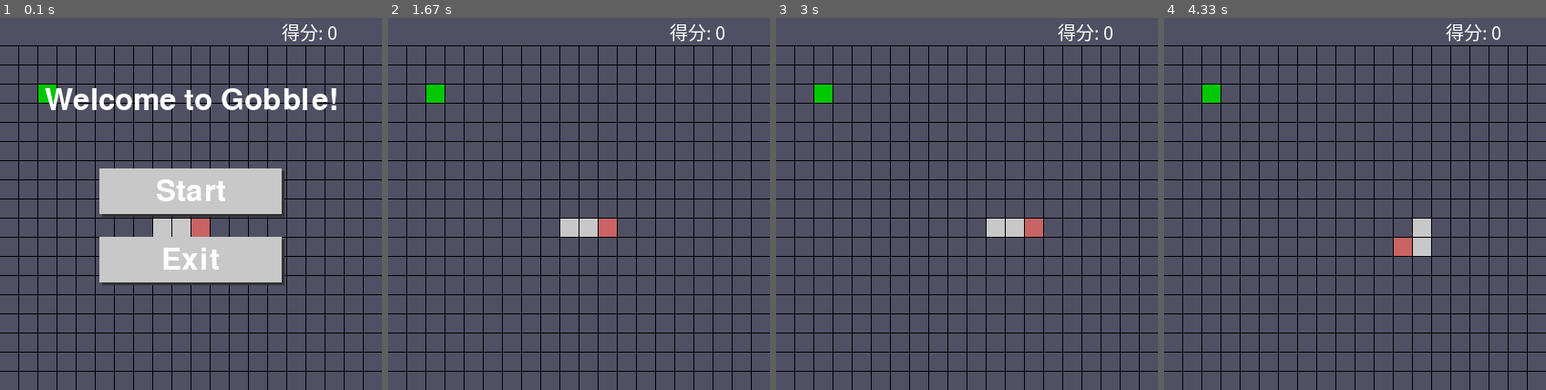
Above: before the commit, frames 1-4 (left to right).
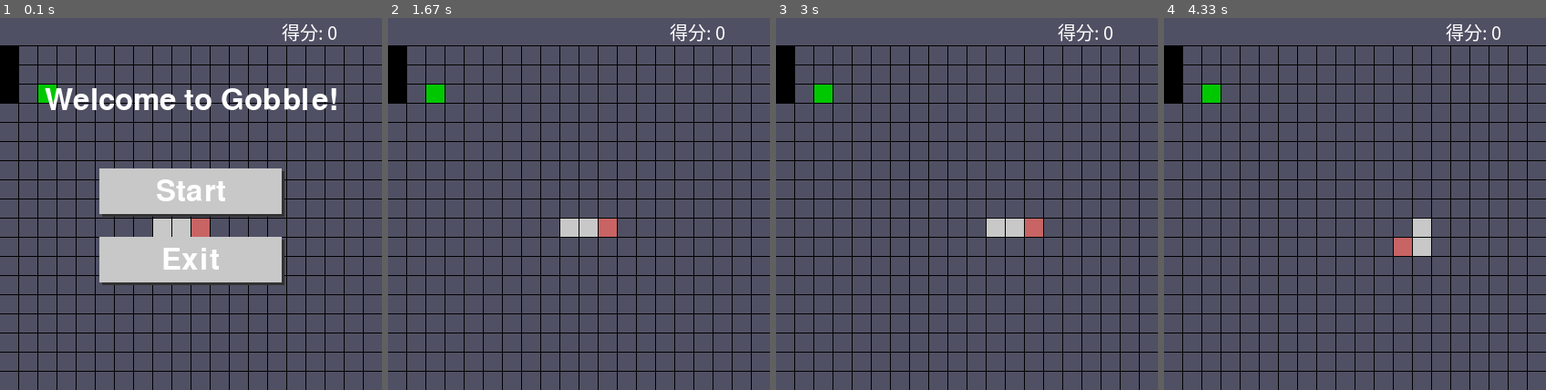
Above: after the commit, the same moments.

Repository: JimmyDurrell/Game_Gobble
Game: pygame game, started from gobble.py
Same seed, same stepped clock (60 frames per second), same inputs: the game is played once before the commit and once after it.
Inputs (mouse positions are in pixels of both pictures, inside the frame that each line leads up to):
- Up to frame 1 (0.1 s): no input
- Up to frame 2 (1.67 s): click (579, 192) at 0.38 s; tap Esc at 0.67, 1 s; hold Right from 1.33 s (still down)
- Up to frame 3 (3 s): release Right at 1.8 s
- Up to frame 4 (4.33 s): hold Down 3.4-3.87 s; hold Left 3.9-4.3 s

The runs differ from the first frame. In frame 1, 0.7% of the frame differs, in the area x 0-5%, y 7-23%; in frame 2, 0.7%; in frame 3, 0.7%; in frame 4, 0.7%.

Commit message:
增添了碰撞障碍物和吃到自己的死亡触发；增添了游戏结束时的画面。但无法优雅的选择障碍物的位置，并且想弄一个记分板出来。

Diff:
--- /dev/null
+++ b/barrier.py
@@ -0,0 +1,22 @@
+from collections import deque
+from screen import Screen
+import pygame
+
+
+class Barrier(deque):
+    color = (0, 0, 0)
+
+    def draw(self, screen: Screen):
+        for tp in self:
+            pygame.draw.rect(screen.screen_game, self.color,
+                             (tp[0] * (screen.pixel_size + screen.line_width),
+                              tp[1] * screen.pixel_size + (tp[1] + 1) * screen.line_width + screen.bar_height,
+                              screen.pixel_size, screen.pixel_size), 0)
+
+    @classmethod
+    def create_barrier(cls, num):
+        match num:
+            case 1:
+                return cls([(0, 0), (0, 1), (0, 2)])
+            case _:
+                return cls([(0, 0), (1, 0), (2, 0)])
--- a/gobble.py
+++ b/gobble.py
@@ -2,8 +2,9 @@
 from screen import Screen
 from snake import Snake
 from food import Food
+from barrier import Barrier
 import time
-from pygame_event import pygame_process_event, esc_event
+from pygame_event import pygame_process_event
 
 
 def Update_All():
@@ -11,17 +12,18 @@
     snake.draw(game_screen)
     food.draw(game_screen)
     game_screen.display_score(score)
+    barrier.draw(game_screen)
 
 
 def Init_All():
-    snake.init()
-    food.create_food(snake)
-    Update_All()
+    Reset_All()
     game_screen.start_menu()
 
 
 def Reset_All():
-    Init_All()
+    snake.init()
+    food.create_food(snake)
+    Update_All()
 
 
 def MoveFlag_Clear():
@@ -35,12 +37,13 @@
     game_screen = Screen()
     snake = Snake()
     food = Food()
+    barrier = Barrier.create_barrier(1)
     eat_flag = False
     score = 0
 
     event_dict = {"enter": False, "esc": False, "space": False,
                   "left": False, "right": False, "up": False, "down": False,
-                  "mouse": False, "start": False,
+                  "mouse": False, "start": False, "end": False,
                   "default": False}
     last_time = time.time()
 
@@ -51,9 +54,9 @@
         event_dict[word] = not event_dict[word]
         if event_dict["start"]:
             if event_dict["esc"]:
-                esc_event(game_screen)
+                game_screen.esc_menu()
                 if event_dict["enter"]:
-                    Reset_All()
+                    Init_All()
                     pygame.display.flip()
                     event_dict["enter"] = event_dict["esc"] = event_dict["start"] = False
             else:
@@ -87,6 +90,9 @@
                     snake.faster()
                     food.create_food(snake)
                     score += 1
+                if snake.is_dead(barrier):
+                    event_dict["start"] = False
+                    event_dict["end"] = True
 
         elif event_dict["mouse"]:
             time.sleep(0.15)
@@ -94,5 +100,17 @@
             pygame.display.flip()
             event_dict["start"] = True
             event_dict["mouse"] = False
+        elif event_dict["end"]:
+            score = 0
+            game_screen.end_menu()
+            if event_dict["esc"]:
+                Init_All()
+                pygame.display.flip()
+                event_dict["enter"] = event_dict["esc"] = event_dict["start"] = event_dict["end"] = False
+            elif event_dict["enter"]:
+                Reset_All()
+                pygame.display.flip()
+                event_dict["enter"] = event_dict["esc"] = event_dict["end"] = False
+                event_dict["start"] = True
         else:
             pass
--- a/pygame_event.py
+++ b/pygame_event.py
@@ -40,22 +40,3 @@
             pass
 
     return "default"
-
-
-def esc_event(screen: Screen):
-    text_color = (255, 255, 255)
-    text_background_color = (100, 100, 100)
-    # 设置字体
-    font = pygame.font.Font(None, 36)
-    # 如果处于暂停状态，显示一个简单的弹出界面
-    text1 = font.render("Paused. Press ESC to continue.", True, text_color)
-    text2 = font.render("Or press Enter to return", True, text_color)
-    text_rect1 = text1.get_rect(center=(screen.width / 2, screen.height / 2 - 20))
-    text_rect2 = text2.get_rect(center=(screen.width / 2, screen.height / 2 + 20))
-    pygame.draw.rect(screen.screen_game, text_background_color, text_rect1.inflate(20, 20))  # 绘制背景
-    pygame.draw.rect(screen.screen_game, text_background_color, text_rect2.inflate(20, 20))  # 绘制背景
-    screen.screen_game.blit(text1, text_rect1)  # 绘制文本
-    screen.screen_game.blit(text2, text_rect2)  # 绘制文本
-
-    # 更新屏幕
-    pygame.display.update()
--- a/screen.py
+++ b/screen.py
@@ -17,7 +17,9 @@
     background_color = (80, 80, 100)
     line_color = (0, 0, 0)  # 游戏点之间的线
     button_color = (200, 200, 200)
-    font_color = (255, 255, 255)
+    text_color = (255, 255, 255)
+    text_over_color = (213, 0, 0)
+    text_background_color = (100, 100, 100)
     shadow_color = (50, 50, 50)
 
     shadow_offset = 3
@@ -35,6 +37,7 @@
         self.font_start_menu = pygame.font.Font(None, 48)
         self.font_score = pygame.font.SysFont('SimHei', 20)  # 得分的字体
         self.font_over = pygame.font.Font(None, 72)  # GAME OVER 的字体
+        self.font_esc = pygame.font.Font(None, 36)
 
     def background(self):
         self.screen_game.fill(self.background_color)  # 填充背景色
@@ -50,18 +53,18 @@
             pygame.draw.line(self.screen_game, self.line_color, (0, y), (self.width, y), self.line_width)
 
     def display_score(self, score):
-        imgText = self.font_score.render(f"得分: {score}", True, self.font_color)
+        imgText = self.font_score.render(f"得分: {score}", True, self.text_color)
         self.screen_game.blit(imgText, (self.width - 110, 10))
 
     def start_menu(self):
         # 标题
-        text_welcome = self.font_start_menu.render("Welcome to Gobble!", True, self.font_color)
+        text_welcome = self.font_start_menu.render("Welcome to Gobble!", True, self.text_color)
         text_rect = text_welcome.get_rect(center=(self.width / 2, 100))
         # 绘制标题文本
         self.screen_game.blit(text_welcome, text_rect)
 
         # 开始按钮
-        button_text_start = self.font_start_menu.render("Start", True, self.font_color)
+        button_text_start = self.font_start_menu.render("Start", True, self.text_color)
         button_text_start_rect = button_text_start.get_rect(center=self.button_rect_start.center)
         # 绘制开始按钮阴影
         shadow_rect = pygame.Rect(self.button_rect_start.left + self.shadow_offset,
@@ -73,7 +76,7 @@
         self.screen_game.blit(button_text_start, button_text_start_rect)
 
         # 退出按钮
-        button_text_exit = self.font_start_menu.render("Exit", True, self.font_color)
+        button_text_exit = self.font_start_menu.render("Exit", True, self.text_color)
         button_text_exit_rect = button_text_exit.get_rect(center=self.button_rect_exit.center)
         # 绘制退出按钮阴影
         shadow_rect = pygame.Rect(self.button_rect_exit.left + self.shadow_offset,
@@ -84,6 +87,40 @@
         pygame.draw.rect(self.screen_game, self.button_color, self.button_rect_exit)
         self.screen_game.blit(button_text_exit, button_text_exit_rect)
 
+    def esc_menu(self):
+        # 如果处于暂停状态，显示一个简单的弹出界面
+        text1 = self.font_esc.render("Paused. Press ESC to continue.", True, self.text_color)
+        text2 = self.font_esc.render("Or press Enter to return", True, self.text_color)
+        text_rect1 = text1.get_rect(center=(self.width / 2, self.height / 2 - 20))
+        text_rect2 = text2.get_rect(center=(self.width / 2, self.height / 2 + 20))
+        pygame.draw.rect(self.screen_game, self.text_background_color, text_rect1.inflate(20, 20))  # 绘制背景
+        pygame.draw.rect(self.screen_game, self.text_background_color, text_rect2.inflate(20, 20))  # 绘制背景
+        self.screen_game.blit(text1, text_rect1)  # 绘制文本
+        self.screen_game.blit(text2, text_rect2)  # 绘制文本
+
+        # 更新屏幕
+        pygame.display.update()
+
+    def end_menu(self):
+        # 标题
+        text_welcome = self.font_over.render("Game Over", True, self.text_over_color)
+        text_rect = text_welcome.get_rect(center=(self.width / 2, 100))
+        # 绘制标题文本
+        self.screen_game.blit(text_welcome, text_rect)
+
+        # 如果处于暂停状态，显示一个简单的弹出界面
+        text1 = self.font_esc.render("Press Enter to Restart.", True, self.text_color)
+        text2 = self.font_esc.render("Or press Esc to return", True, self.text_color)
+        text_rect1 = text1.get_rect(center=(self.width / 2, self.height / 2 - 20))
+        text_rect2 = text2.get_rect(center=(self.width / 2, self.height / 2 + 20))
+        pygame.draw.rect(self.screen_game, self.text_background_color, text_rect1.inflate(20, 20))  # 绘制背景
+        pygame.draw.rect(self.screen_game, self.text_background_color, text_rect2.inflate(20, 20))  # 绘制背景
+        self.screen_game.blit(text1, text_rect1)  # 绘制文本
+        self.screen_game.blit(text2, text_rect2)  # 绘制文本
+
+        # 更新屏幕
+        pygame.display.update()
+
 
 if __name__ == "__main__":
     pass
--- a/snake.py
+++ b/snake.py
@@ -1,6 +1,7 @@
 from collections import deque
 import pygame
 from screen import Screen
+from barrier import Barrier
 
 
 class Snake(deque):
@@ -19,21 +20,15 @@
     def reset(self):
         self.init()
 
-    """还需要修改"""
-    # def eat_food(self, eaten_food, keyboard: str):
-    #     # return self[-1] == (eaten_food.x, eaten_food.y)
-    #     match self.direction:
-    #         case "up":
-    #             return (keyboard != "left" and keyboard != "right" and self[-1] == (eaten_food.x, eaten_food.y + 1)) \
-    #                 or (keyboard == "left" and self[-1] == (eaten_food.x + 1, eaten_food.y))
-    #         case "down":
-    #             return self[-1] == (eaten_food.x, eaten_food.y - 1)
-    #         case "left":
-    #             return self[-1] == (eaten_food.x + 1, eaten_food.y)
-    #         case "right":
-    #             return self[-1] == (eaten_food.x - 1, eaten_food.y)
-    #         case _:
-    #             pass
+    def is_dead(self, barrier: Barrier):
+        head = self[-1]
+        for i in range(len(self) - 1):
+            if head == self[i]:
+                return True
+
+        for tp in barrier:
+            if head == tp:
+                return True
 
     def is_food_ahead(self, food, direct) -> bool:
         match direct:
@@ -87,9 +82,6 @@
             self.speed -= 0.01
         else:
             pass
-
-    # def longer(self, loc: tuple):
-    #     self.append(loc)
 
     def is_direction_horizontal(self):
         return self.direction == "left" or self.direction == "right"
